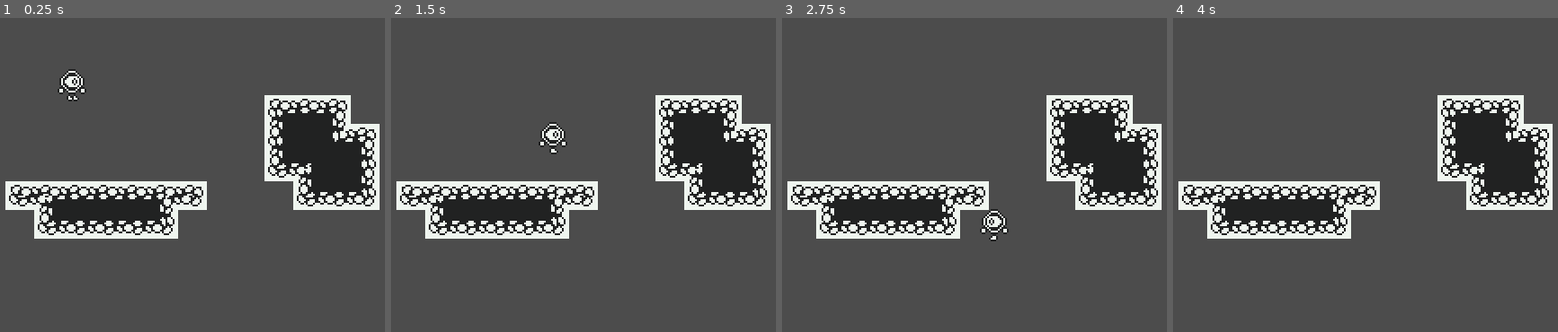
Above: before the commit, frames 1-4 (left to right).
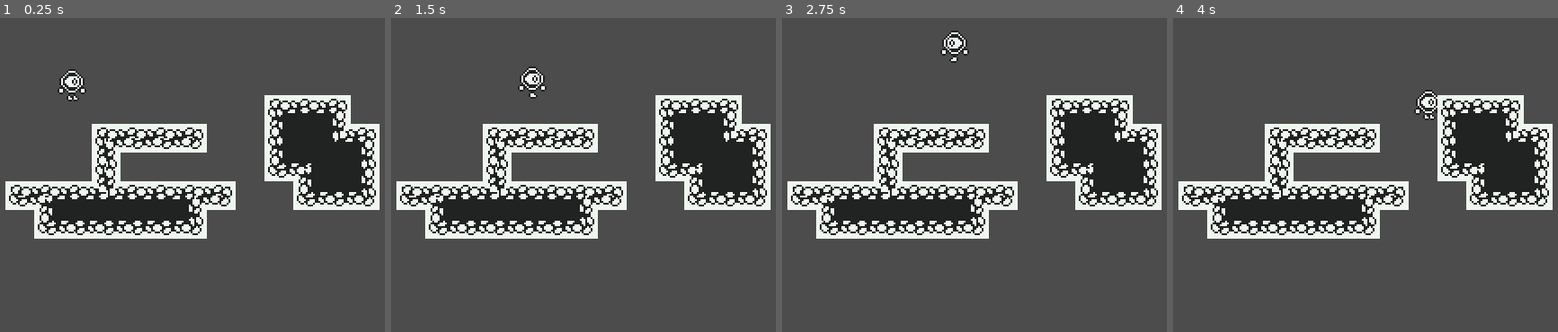
Above: after the commit, the same moments.

Repository: lssalgado/oge-godot
Game: Godot game, scene res://scenes/World.tscn
The game is run twice, just before and just after one commit, with the same random seed, the same clock (stepped at 60 frames per second) and the same inputs.
Inputs:
- Up to frame 1 (0.25 s): no input
- Up to frame 2 (1.5 s): hold Up (ui_up) 0.53-1.28 s; hold Right (ui_right) from 0.53 s (still down); tap Up (ui_up) at 1.35 s
- Up to frame 3 (2.75 s): tap Up (ui_up) at 1.52, 1.82 s; release Right (ui_right) at 2.03 s; hold Left (ui_left) from 2.03 s (still down); hold Up (ui_up) from 2.03 s (still down)
- Up to frame 4 (4 s): release Left (ui_left) at 2.78 s; release Up (ui_up) at 2.78 s; hold Right (ui_right) from 2.78 s (still down); tap Up (ui_up) at 2.85, 3.02, 3.32 s; hold Up (ui_up) from 3.53 s (still down)

The runs differ from the first frame. In frame 1, 5.3% of the frame differs, in the area x 23-62%, y 33-71%; in frame 2, 5.6%; in frame 3, 6.1%, in the area x 23-62%, y 4-72%; in frame 4, 5.8%.

Commit message:
Cleaning code.

Diff:
--- a/project.godot
+++ b/project.godot
@@ -10,7 +10,6 @@
 
 _global_script_classes=[  ]
 _global_script_class_icons={
-
 }
 
 [application]
@@ -28,6 +27,42 @@
 window/stretch/mode="2d"
 window/stretch/aspect="keep"
 
+[global]
+
+idioma=false
+
+[input]
+
+ui_left={
+"deadzone": 0.5,
+"events": [ Object(InputEventKey,"resource_local_to_scene":false,"resource_name":"","device":0,"alt":false,"shift":false,"control":false,"meta":false,"command":false,"pressed":false,"scancode":16777231,"physical_scancode":0,"unicode":0,"echo":false,"script":null)
+, Object(InputEventJoypadButton,"resource_local_to_scene":false,"resource_name":"","device":0,"button_index":14,"pressure":0.0,"pressed":false,"script":null)
+, Object(InputEventKey,"resource_local_to_scene":false,"resource_name":"","device":0,"alt":false,"shift":false,"control":false,"meta":false,"command":false,"pressed":false,"scancode":65,"physical_scancode":0,"unicode":0,"echo":false,"script":null)
+ ]
+}
+ui_right={
+"deadzone": 0.5,
+"events": [ Object(InputEventKey,"resource_local_to_scene":false,"resource_name":"","device":0,"alt":false,"shift":false,"control":false,"meta":false,"command":false,"pressed":false,"scancode":16777233,"physical_scancode":0,"unicode":0,"echo":false,"script":null)
+, Object(InputEventJoypadButton,"resource_local_to_scene":false,"resource_name":"","device":0,"button_index":15,"pressure":0.0,"pressed":false,"script":null)
+, Object(InputEventKey,"resource_local_to_scene":false,"resource_name":"","device":0,"alt":false,"shift":false,"control":false,"meta":false,"command":false,"pressed":false,"scancode":68,"physical_scancode":0,"unicode":0,"echo":false,"script":null)
+ ]
+}
+ui_up={
+"deadzone": 0.5,
+"events": [ Object(InputEventKey,"resource_local_to_scene":false,"resource_name":"","device":0,"alt":false,"shift":false,"control":false,"meta":false,"command":false,"pressed":false,"scancode":16777232,"physical_scancode":0,"unicode":0,"echo":false,"script":null)
+, Object(InputEventJoypadButton,"resource_local_to_scene":false,"resource_name":"","device":0,"button_index":12,"pressure":0.0,"pressed":false,"script":null)
+, Object(InputEventKey,"resource_local_to_scene":false,"resource_name":"","device":0,"alt":false,"shift":false,"control":false,"meta":false,"command":false,"pressed":false,"scancode":87,"physical_scancode":0,"unicode":0,"echo":false,"script":null)
+ ]
+}
+ui_down={
+"deadzone": 0.5,
+"events": [ Object(InputEventKey,"resource_local_to_scene":false,"resource_name":"","device":0,"alt":false,"shift":false,"control":false,"meta":false,"command":false,"pressed":false,"scancode":16777234,"physical_scancode":0,"unicode":0,"echo":false,"script":null)
+, Object(InputEventJoypadButton,"resource_local_to_scene":false,"resource_name":"","device":0,"button_index":13,"pressure":0.0,"pressed":false,"script":null)
+, Object(InputEventKey,"resource_local_to_scene":false,"resource_name":"","device":0,"alt":false,"shift":false,"control":false,"meta":false,"command":false,"pressed":false,"scancode":83,"physical_scancode":0,"unicode":0,"echo":false,"script":null)
+ ]
+}
+
 [rendering]
 
+2d/snapping/use_gpu_pixel_snap=true
 environment/default_environment="res://default_env.tres"
--- a/scenes/Player.tscn
+++ b/scenes/Player.tscn
@@ -1,10 +1,11 @@
-[gd_scene load_steps=5 format=2]
+[gd_scene load_steps=6 format=2]
 
 [ext_resource path="res://assets/sprites/player/player.png" type="Texture" id=1]
+[ext_resource path="res://scripts/player/player.gd" type="Script" id=2]
 
 [sub_resource type="CapsuleShape2D" id=1]
-radius = 3.65039
-height = 6.20945
+radius = 4.0
+height = 8.0
 
 [sub_resource type="Animation" id=2]
 resource_name = "idle"
@@ -41,15 +42,15 @@
 }
 
 [node name="Player" type="KinematicBody2D"]
+script = ExtResource( 2 )
 
 [node name="Sprite" type="Sprite" parent="."]
 texture = ExtResource( 1 )
+hframes = 12
 vframes = 4
-hframes = 12
-frame = 12
 
 [node name="CollisionShape2D" type="CollisionShape2D" parent="."]
-position = Vector2( 0.257004, 1.551 )
+position = Vector2( 1, 1 )
 shape = SubResource( 1 )
 
 [node name="AnimationPlayer" type="AnimationPlayer" parent="."]
--- a/scenes/World.tscn
+++ b/scenes/World.tscn
@@ -1,7 +1,6 @@
-[gd_scene load_steps=52 format=2]
+[gd_scene load_steps=51 format=2]
 
 [ext_resource path="res://scenes/Player.tscn" type="PackedScene" id=1]
-[ext_resource path="res://scripts/player/player.gd" type="Script" id=2]
 [ext_resource path="res://assets/tiles/tileset_Tiles.png" type="Texture" id=3]
 
 [sub_resource type="ConvexPolygonShape2D" id=1]
@@ -458,10 +457,9 @@
 
 [node name="Player" parent="." instance=ExtResource( 1 )]
 position = Vector2( 69, 32.5 )
-script = ExtResource( 2 )
 
 [node name="TileMap" type="TileMap" parent="."]
 tile_set = SubResource( 48 )
 cell_size = Vector2( 16, 16 )
 format = 1
-tile_data = PoolIntArray( 196619, 0, 0, 196620, 0, 1, 196621, 0, 2, 262155, 0, 65536, 262156, 0, 65537, 262157, 0, 131077, 262158, 0, 2, 327691, 0, 131072, 327692, 0, 65542, 327693, 0, 65537, 327694, 0, 65538, 393218, 0, 196608, 393219, 0, 6, 393220, 0, 1, 393221, 0, 1, 393222, 0, 1, 393223, 0, 5, 393224, 0, 196610, 393228, 0, 131072, 393229, 0, 131073, 393230, 0, 131074, 458755, 0, 131072, 458756, 0, 131073, 458757, 0, 131073, 458758, 0, 131073, 458759, 0, 131074 )
+tile_data = PoolIntArray( 196619, 0, 0, 196620, 0, 1, 196621, 0, 2, 262149, 0, 4, 262150, 0, 196609, 262151, 0, 196609, 262152, 0, 196610, 262155, 0, 65536, 262156, 0, 65537, 262157, 0, 131077, 262158, 0, 2, 327685, 0, 65539, 327691, 0, 131072, 327692, 0, 65542, 327693, 0, 65537, 327694, 0, 65538, 393218, 0, 196608, 393219, 0, 6, 393220, 0, 1, 393221, 0, 131080, 393222, 0, 1, 393223, 0, 1, 393224, 0, 5, 393225, 0, 196610, 393228, 0, 131072, 393229, 0, 131073, 393230, 0, 131074, 458755, 0, 131072, 458756, 0, 131073, 458757, 0, 131073, 458758, 0, 131073, 458759, 0, 131073, 458760, 0, 131074 )
--- a/scripts/player/player.gd
+++ b/scripts/player/player.gd
@@ -4,6 +4,7 @@
 const ACCELERATION = 256
 const MAX_SPEED = 64
 const FRICTION = 0.15
+const NO_RESISTANCE = 0.0
 const AIR_RESISTANCE = 0.035
 const GRAVITY = 300
 const JUMP_FORCE = 150
@@ -12,6 +13,36 @@
 
 onready var sprite = $Sprite
 onready var animation_player = $AnimationPlayer
+
+func process_horizontal_movement(direction, delta):
+	if direction != 0:
+		animation_player.play("walk")
+		#movimento no eixo x = direction(esquerda ou direita) * aceleracao * real time
+		motion.x += direction * ACCELERATION * delta
+		#seta uma velocidade minima e maxima pro player se não ele vira o sanic por causa da aceleracao
+		motion.x = clamp(motion.x, -MAX_SPEED, MAX_SPEED)
+		#vira o sprite na horizontal se o direction for negativo
+		sprite.flip_h = direction < 0
+	else:
+		animation_player.play("idle")
+
+func process_vertical_movement(direction, delta):
+	var resistance = NO_RESISTANCE
+	#aumenta a gravidade a cada frame
+	motion.y += GRAVITY * delta
+
+	if is_on_floor():
+		if direction == 0:
+			#reduz a velocidade horizontal pela friccao ate chegar em 0
+			resistance = FRICTION
+		if Input.is_action_pressed("ui_up"):
+			motion.y = -JUMP_FORCE
+	else:
+		if Input.is_action_just_released("ui_up") && motion.y < -JUMP_FORCE/2:
+			motion.y = -JUMP_FORCE/2
+		resistance = AIR_RESISTANCE
+
+	return resistance
 
 # usamos _phiscs_process(delta) pois roda runtime em um valor fixo de frames
 func _physics_process(delta):
@@ -26,29 +57,9 @@
 
 	var input_x = Input.get_action_strength("ui_right") - Input.get_action_strength("ui_left")
 
-	if input_x != 0:
-		animation_player.play("walk")
-		#movimento no eixo x = input_x(esquerda ou direita) * aceleracao * real time
-		motion.x += input_x * ACCELERATION * delta
-		#seta uma velocidade minima e maxima pro player se não ele vira o sanic por causa da aceleracao
-		motion.x = clamp(motion.x, -MAX_SPEED, MAX_SPEED)
-		#vira o sprite na horizontal se o input_x for negativo
-		sprite.flip_h = input_x < 0
-	else:
-		animation_player.play("idle")
+	process_horizontal_movement(input_x, delta)
 
-	#aumenta a gravidade a cada frame
-	motion.y += GRAVITY * delta
+	var resistance = process_vertical_movement(input_x, delta)
 
-	if is_on_floor():
-		if input_x == 0:
-			#reduz a velocidade horizontal pela friccao ate chegar em 0
-			motion.x = lerp(motion.x, 0, FRICTION)
-		if Input.is_action_pressed("ui_up"):
-			motion.y = -JUMP_FORCE
-	else:
-		if Input.is_action_just_released("ui_up") && motion.y < -JUMP_FORCE/2:
-			motion.y = -JUMP_FORCE/2
-		motion.x = lerp(motion.x, 0, AIR_RESISTANCE)
-
+	motion.x = lerp(motion.x, 0, resistance)
 	motion = move_and_slide(motion, Vector2.UP)
Not shown, changed: assets/sprites/player/player.png.import
Not shown, changed: assets/tiles/tileset_Tiles.png.import
Not shown, changed: icon.png.import
